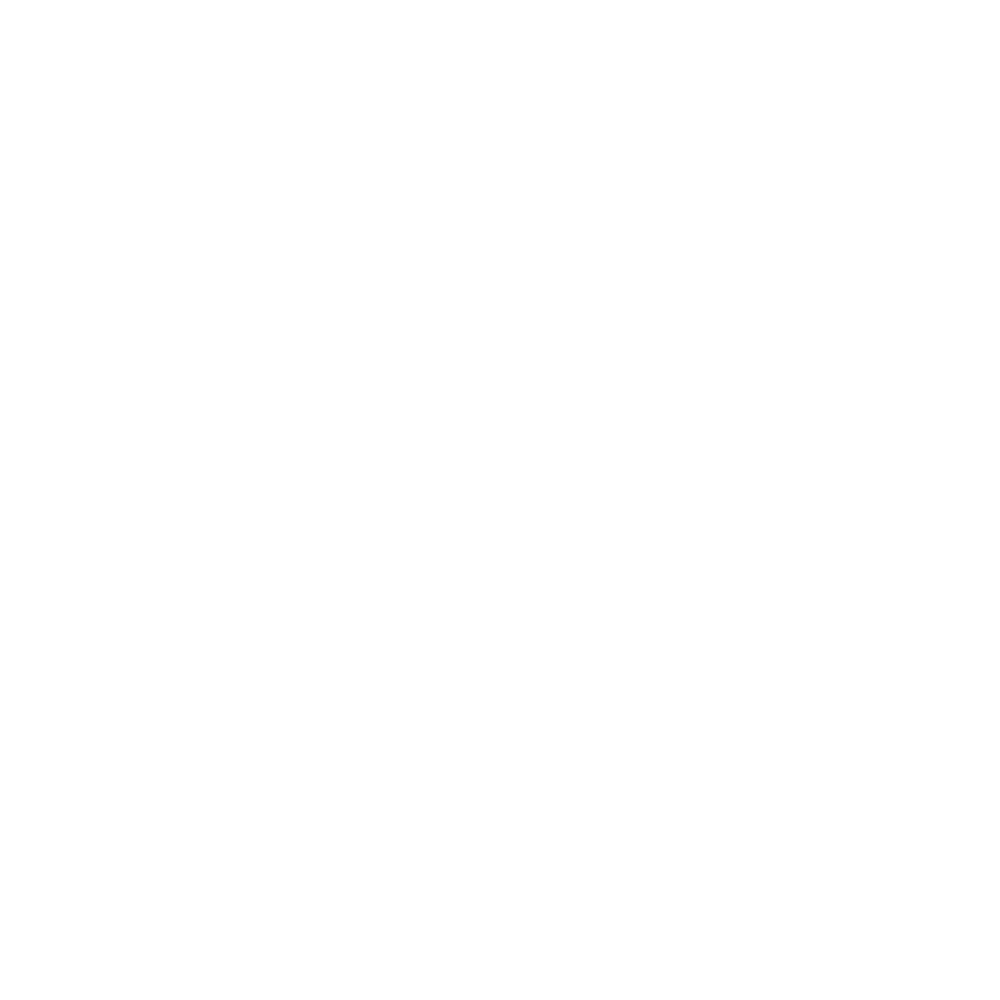
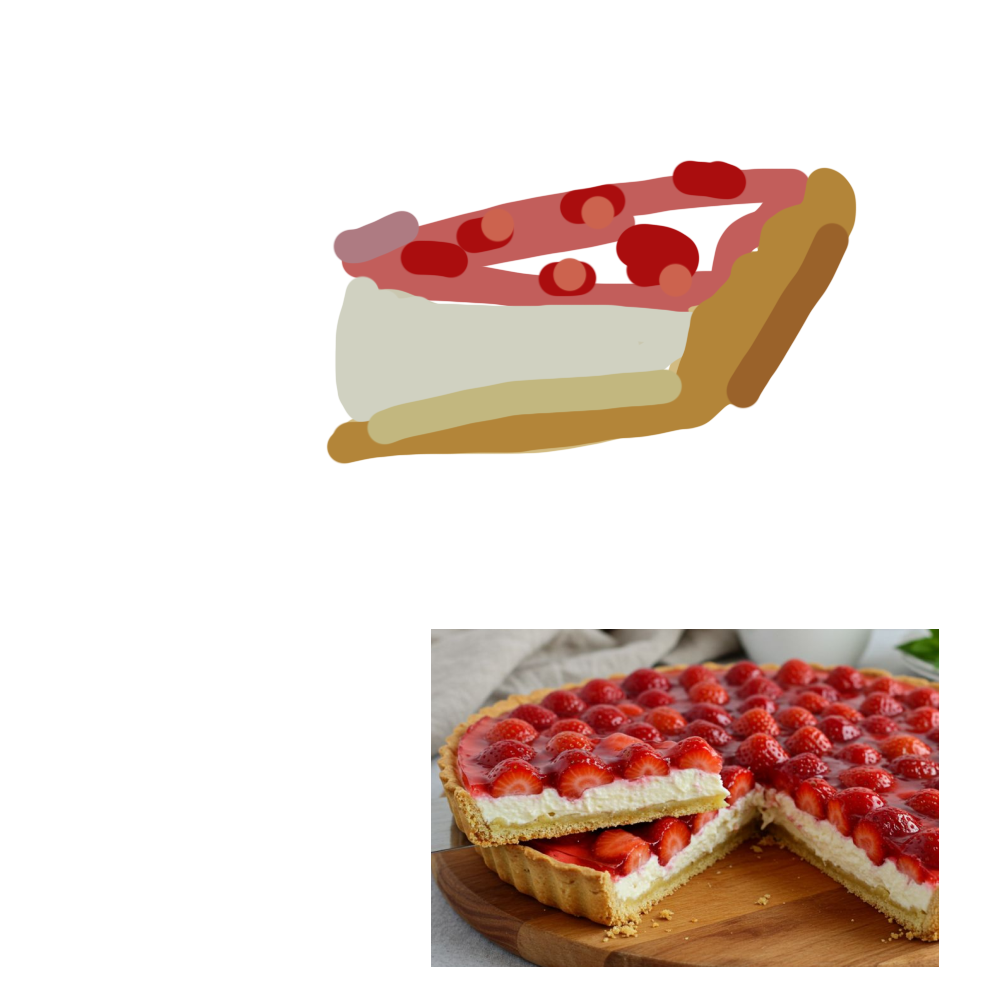
Before/after of a 1000 x 1000 layered artwork. What changed in the layer stack:
showed group "torta" (2 layers) over [326, 159, 939, 967]
